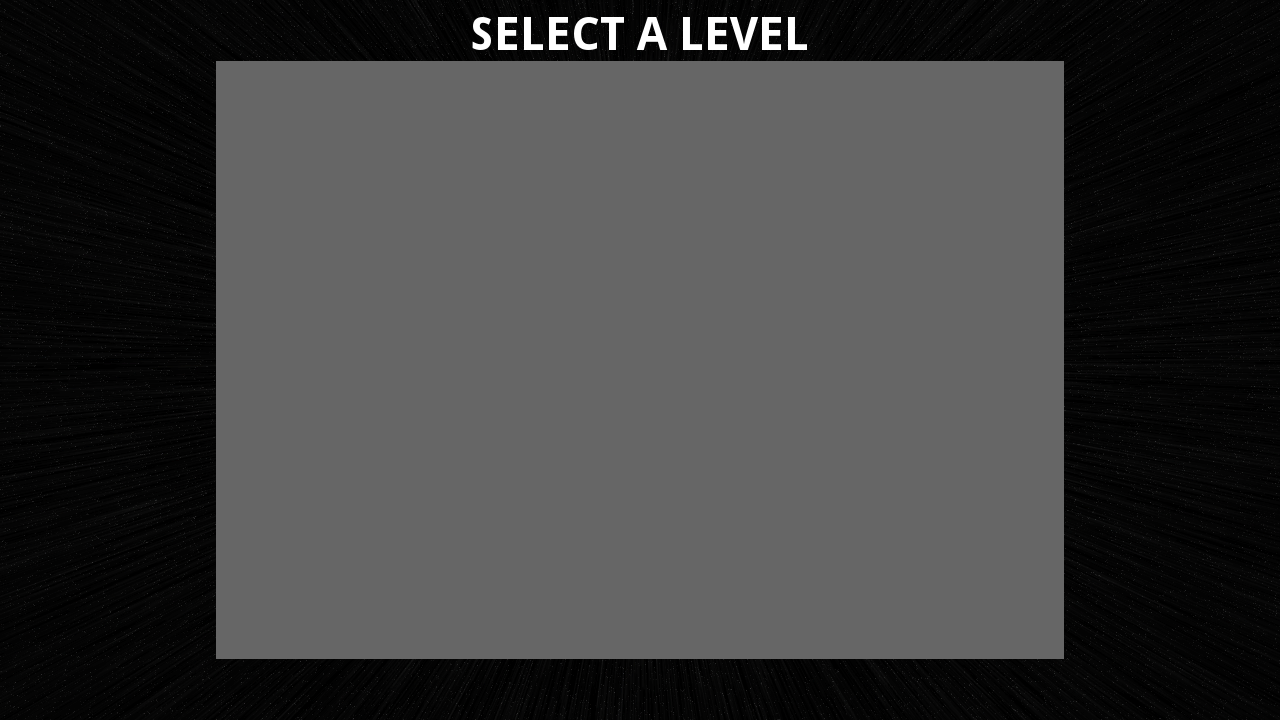
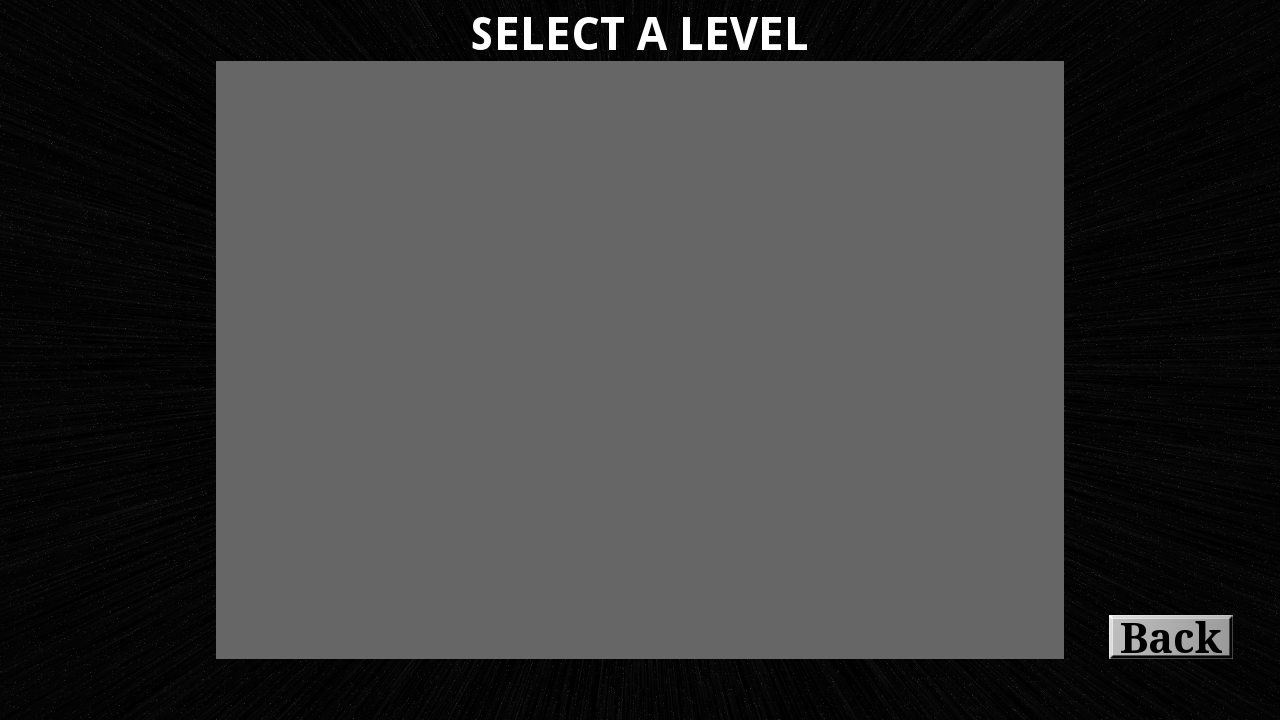
Comparing the layer stacks of the two (1280, 720) images. Changes:
showed "Eingefügte Ebene" over [1109, 615, 1233, 659]
